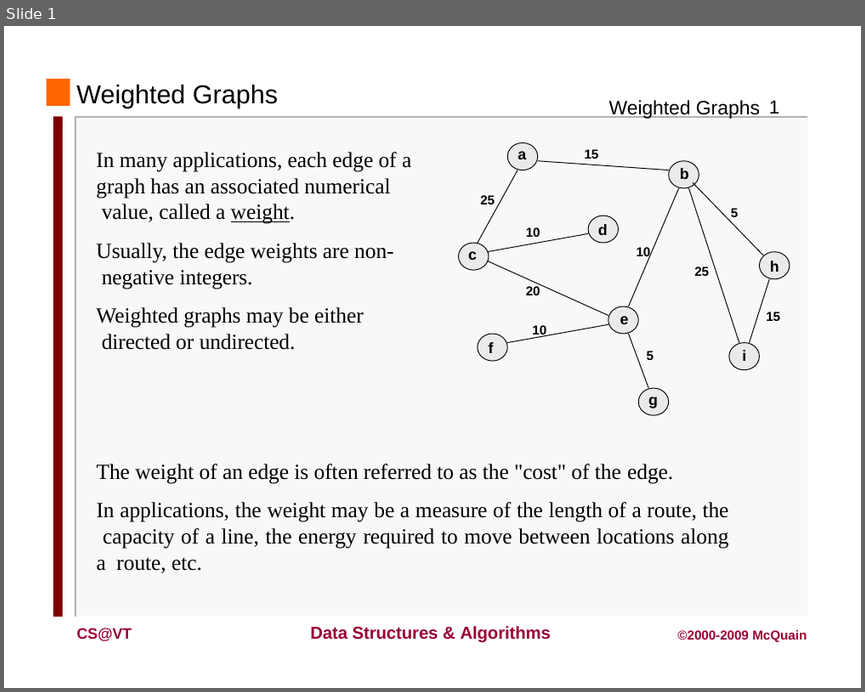
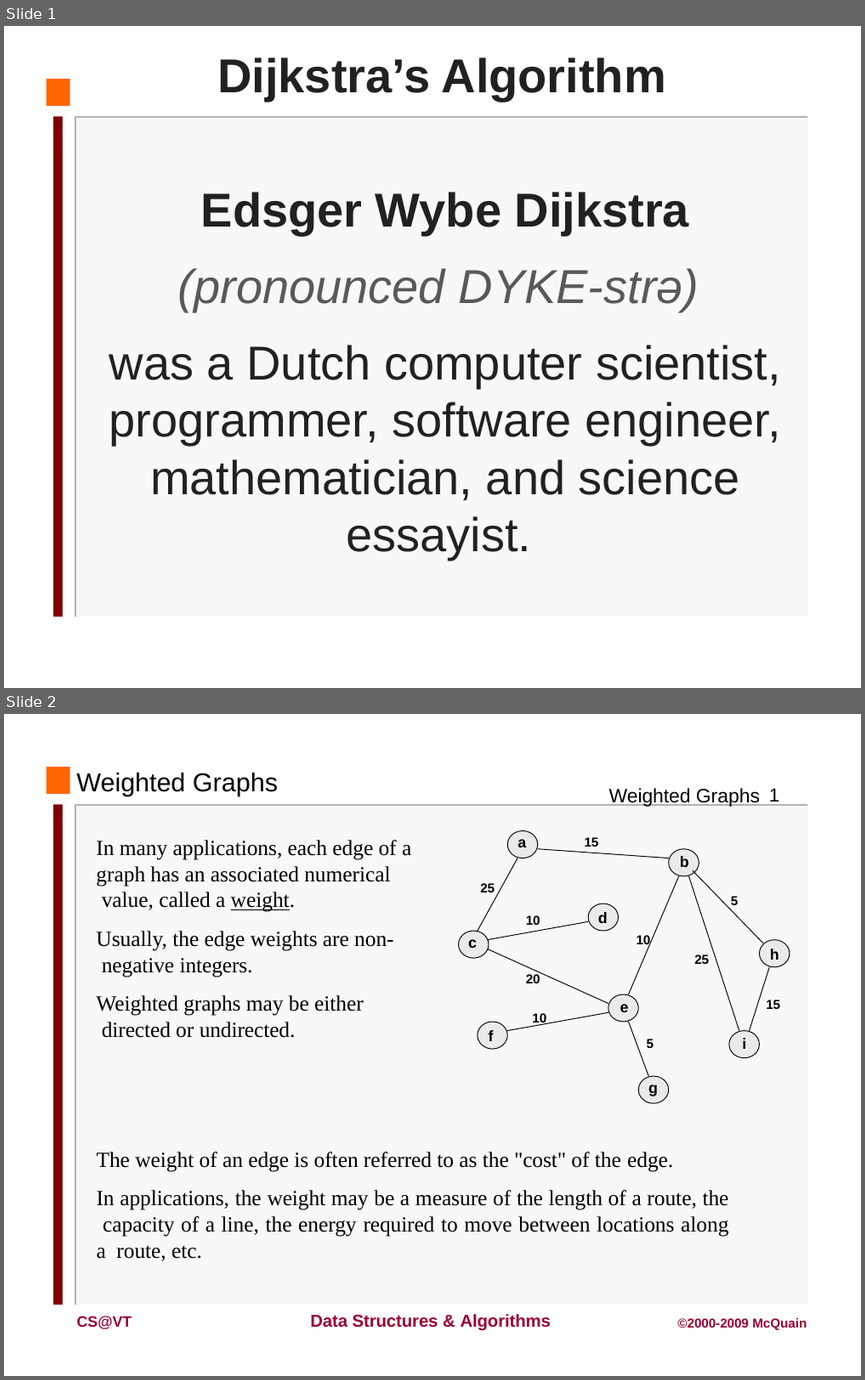
Before and after one commit to Cy-FairCS/cs3, a slide deck: u09a_graphTheory/notes/5 Weighted Graphs/Dijkstra's Algorithm.pptx. Shown one above the other, each under a label of ours: slide 1 before the commit, slides 1 and 2 after it. The pictures are 865x692 and 865x1380 pixels, drawn with LibreOffice and Linux fonts; fonts in the diff are those of the drawing. Boxes give left, top, right and bottom in pixels: in the first picture for what was removed or moved away, otherwise in the second. Text is boxed around its words. In the diff, an @@ line names an element or a change of style, - is before the commit and + after.

Commit message:
Added to Dijkstra's PPT about searching for one node

```diff
--- a/u09a_graphTheory/notes/5 Weighted Graphs/Dijkstra's Algorithm.pptx
+++ b/u09a_graphTheory/notes/5 Weighted Graphs/Dijkstra's Algorithm.pptx
@@ slide 1 added at (x1=4, y1=26, x2=861, y2=688), background #FFFFFF; not listed: 9 template elements that a slide beside it also shows @@
@@ title added at (x1=217, y1=57, x2=666, y2=101), 44 pt, text #202122, bold @@
+Dijkstra’s Algorithm
@@ text added at (x1=109, y1=192, x2=781, y2=560), 44 pt, text #202122 @@
+Edsger Wybe Dijkstra
+(pronounced DYKE-strə)
+was a Dutch computer scientist, programmer, software engineer, mathematician, and science essayist.
@@ what was slide 1 is now slide 2 @@
```
Also in this commit, not shown: 1 other slide added.
